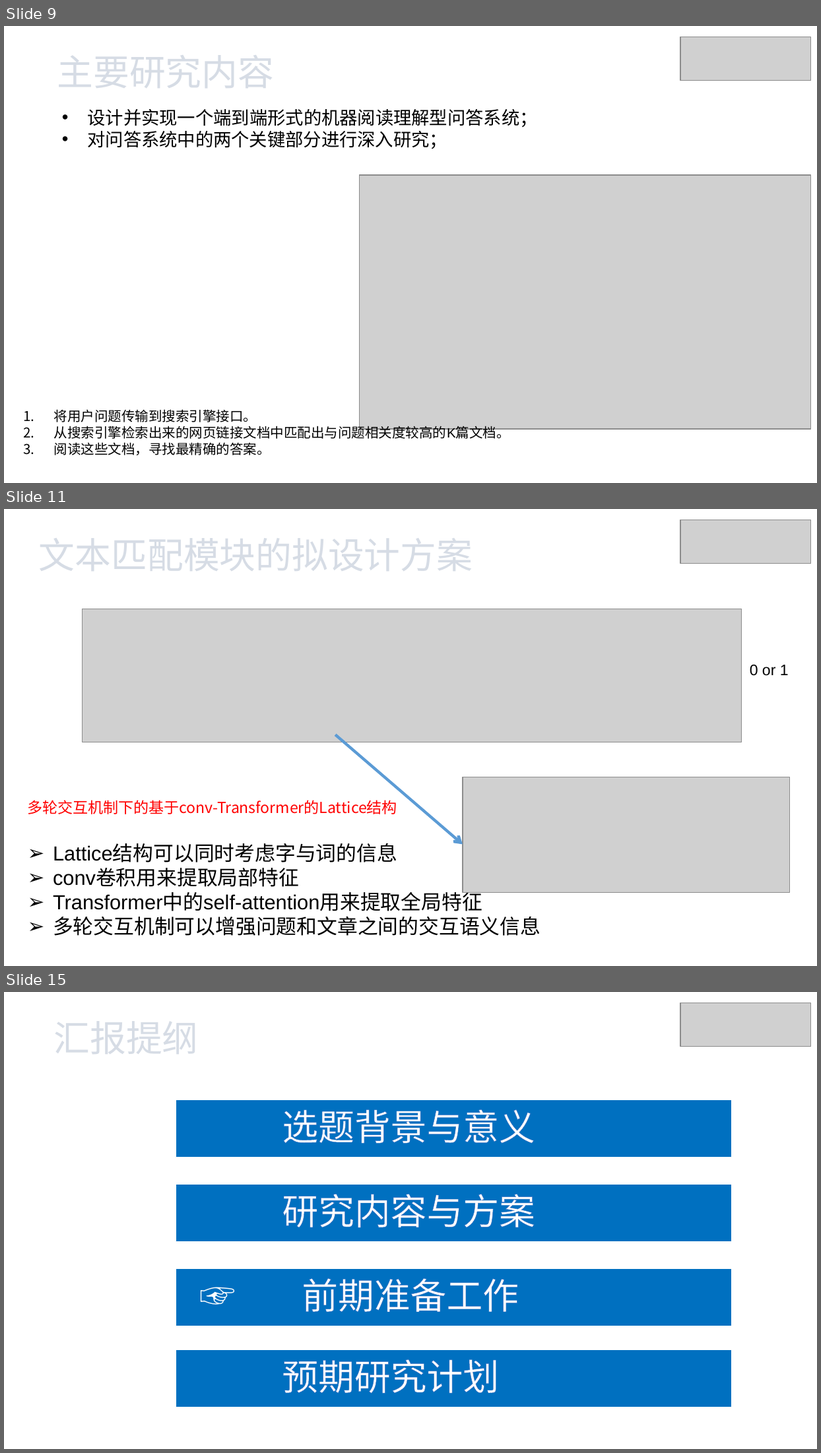
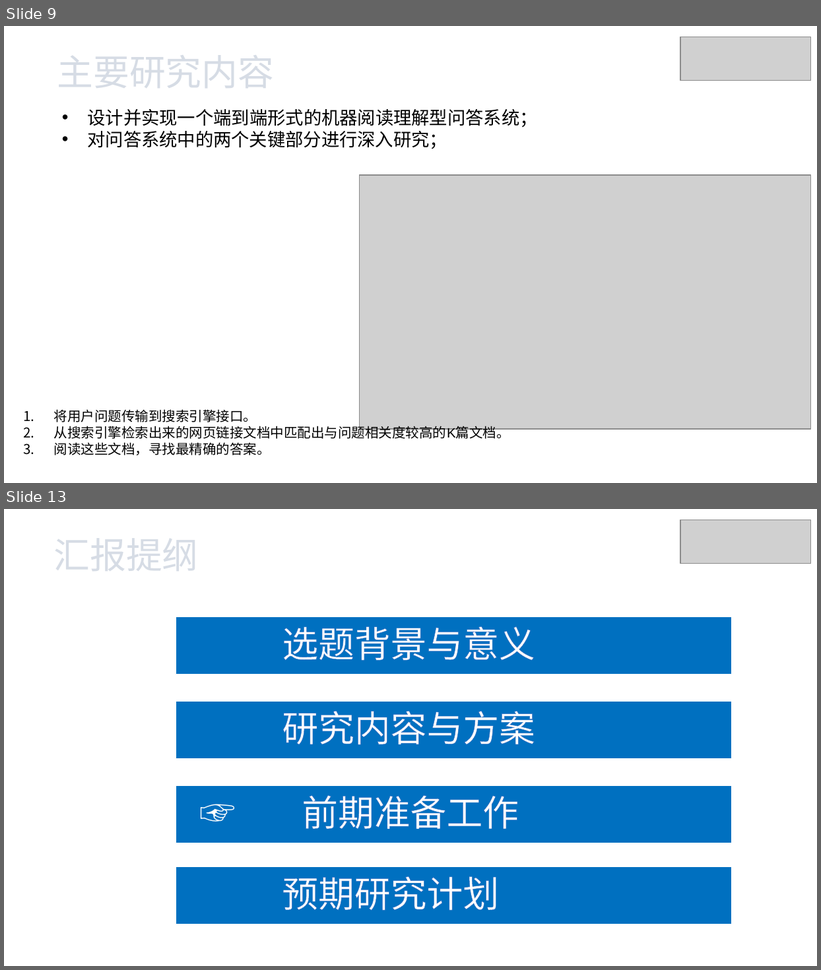
Before and after one commit to xhsun1997/ChineseMRC, a slide deck: 孙相会.pptx. Shown one above the other, each under a label of ours: slides 9, 11 and 15 before the commit, slides 9 and 13 after it; the slides between them are not shown. The pictures are 821x1453 and 821x970 pixels, drawn with LibreOffice and Linux fonts; fonts in the diff are those of the drawing; grey boxes stand for pictures. Boxes give left, top, right and bottom in pixels: in the first picture for what was removed or moved away, otherwise in the second. Text is boxed around its words. In the diff, an @@ line names an element or a change of style, - is before the commit and + after.

```diff
--- a/孙相会.pptx
+++ b/孙相会.pptx
@@ slide 11 removed at <box>4,509,817,966</box>, background #FFFFFF @@
@@ picture removed at <box>680,520,811,564</box> @@
@@ text removed at <box>39,538,473,571</box> @@
-文本匹配模块的拟设计方案
@@ picture removed at <box>82,609,741,743</box> @@
@@ text removed at <box>750,665,789,676</box> @@
-0 or 1
@@ arrow removed from (336, 735) to (463, 845) @@
@@ picture removed at <box>463,778,790,893</box> @@
@@ text removed at <box>28,800,398,815</box> @@
-多轮交互机制下的基于conv-Transformer的Lattice结构
@@ text removed at <box>53,845,541,936</box> @@
-➢ Lattice结构可以同时考虑字与词的信息
-➢ conv卷积用来提取局部特征
-➢ Transformer中的self-attention用来提取全局特征
-➢ 多轮交互机制可以增强问题和文章之间的交互语义信息
@@ what was slide 15 is now slide 13 @@
```
Also in this commit, not shown: 8 slides changed, 1 slide added, 5 other slides removed.
